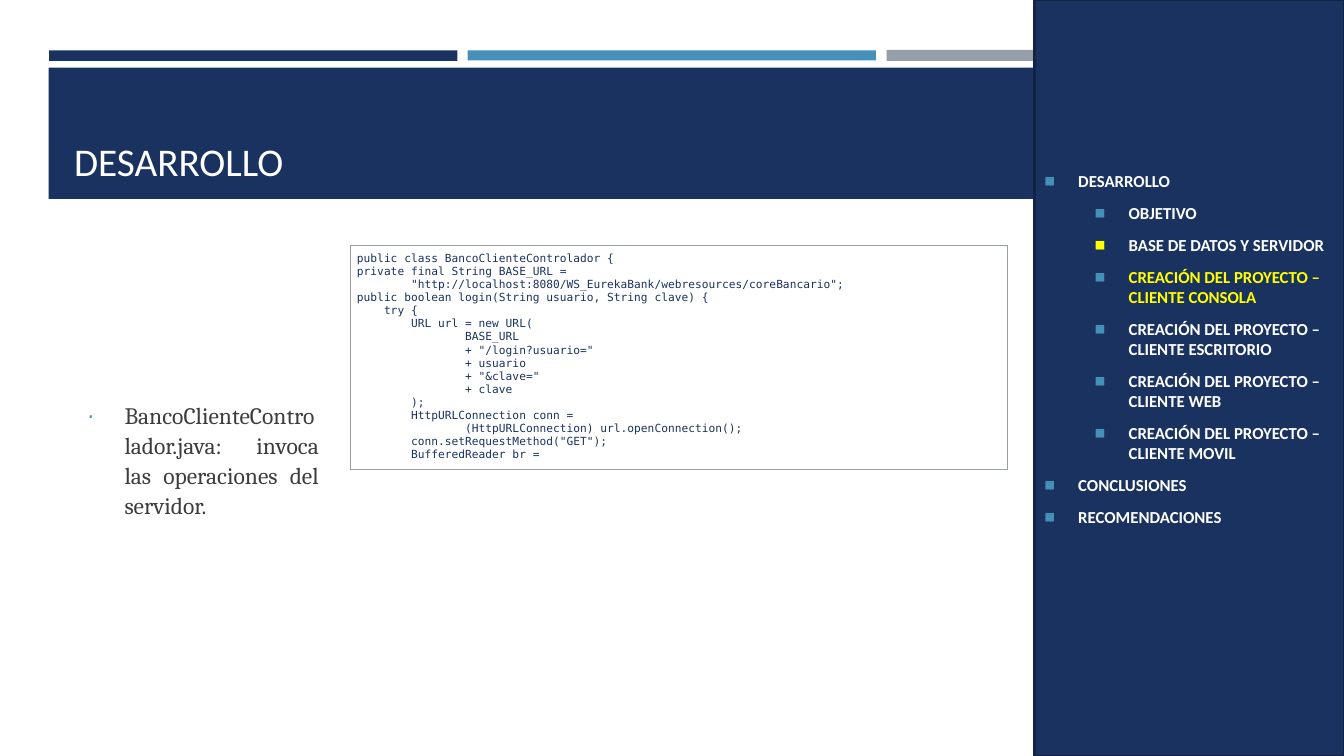
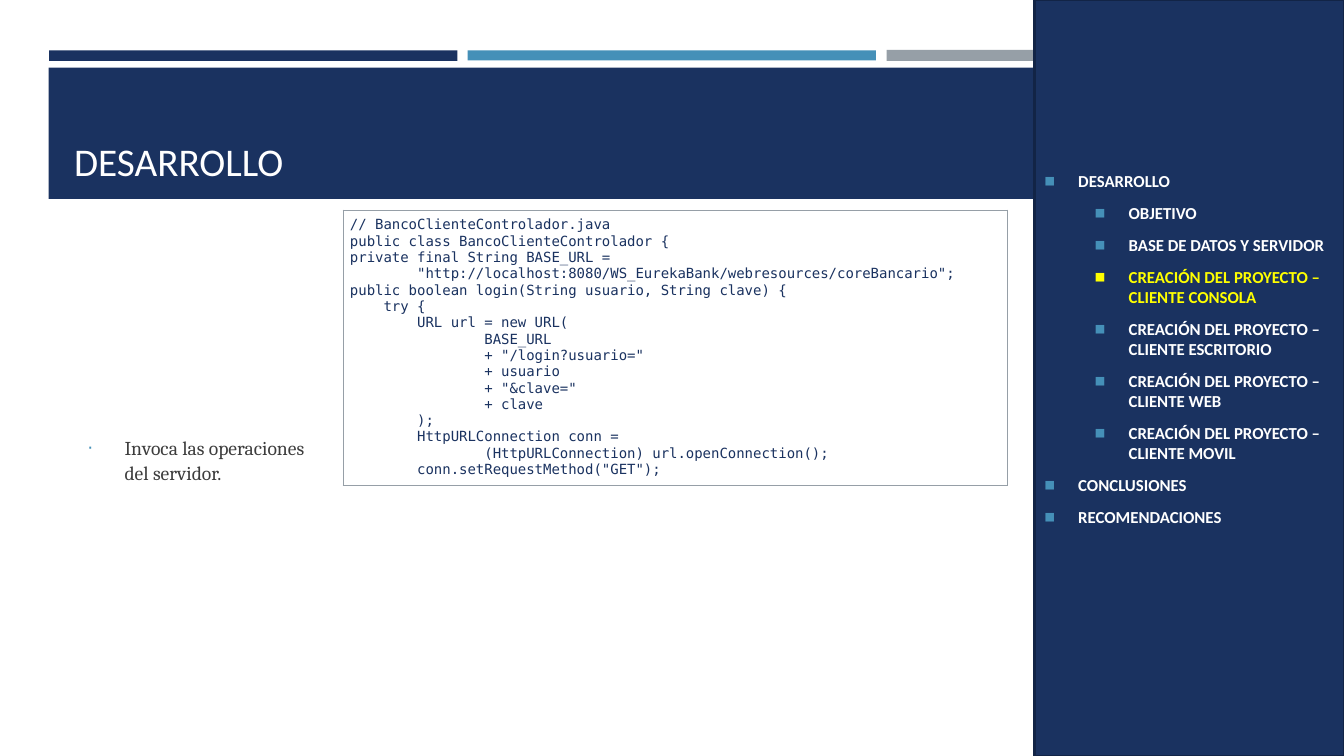
Before and after one commit to MATEOCAIZA/TG.1.3.-PAO202651_EUREKA_BDD_LOCAL_RESTFUL_JAVA_NRC36884_GR06, a slide deck: slide 11 of 05. DOCUMENTACION/PRESENTACION TG.1.3. EUREKABANK RESTFUL con BDD LOCAL en JAVA GR06.pptx. Drawn at 1344x756 pixels with LibreOffice and Linux fonts; fonts in the diff are those of the drawing. Boxes give left, top, right and bottom in pixels: in the first picture for what was removed or moved away, otherwise in the second. Text is boxed around its words. In the diff, an @@ line names an element or a change of style, - is before the commit and + after.

```diff
--- a/05. DOCUMENTACION/PRESENTACION TG.1.3. EUREKABANK RESTFUL con BDD LOCAL en JAVA GR06.pptx
+++ b/05. DOCUMENTACION/PRESENTACION TG.1.3. EUREKABANK RESTFUL con BDD LOCAL en JAVA GR06.pptx
@@ table at bbox=[343, 210, 1008, 481] @@
@@ row 1, column 1: "public class BancoClienteControlador { / private final String BASE_URL = / "http://localhost:8080/WS_EurekaBank/webresources/coreBancario"; / public boolean login(String usuario, String clave) { / try { / URL url = new URL( / BASE_URL / + "/login?usuario=" / + usuario / + "&clave=" / + clave / ); / HttpURLConnection conn = / (HttpURLConnection) url.openConnection(); / conn.setRequestMethod("GET"); / BufferedReader br =" to "// BancoClienteControlador.java / public class BancoClienteControlador { / private final String BASE_URL = / "http://localhost:8080/WS_EurekaBank/webresources/coreBancario"; / public boolean login(String usuario, String clave) { / try { / URL url = new URL( / BASE_URL / + "/login?usuario=" / + usuario / + "&clave=" / + clave / ); / HttpURLConnection conn = / (HttpURLConnection) url.openConnection(); / conn.setRequestMethod("GET");" @@
@@ table: place and size @@
-table at bbox=[350, 245, 1008, 469]
+table at bbox=[343, 210, 1008, 481]
@@ text at bbox=[125, 441, 304, 480]: text changed; size 16.8 to 14 pt @@
-∙ BancoClienteControlador.java: invoca las operaciones del servidor.
+∙ Invoca las operaciones del servidor.
```
Also in this commit, not shown: 21 other slides changed, 3 other files.
